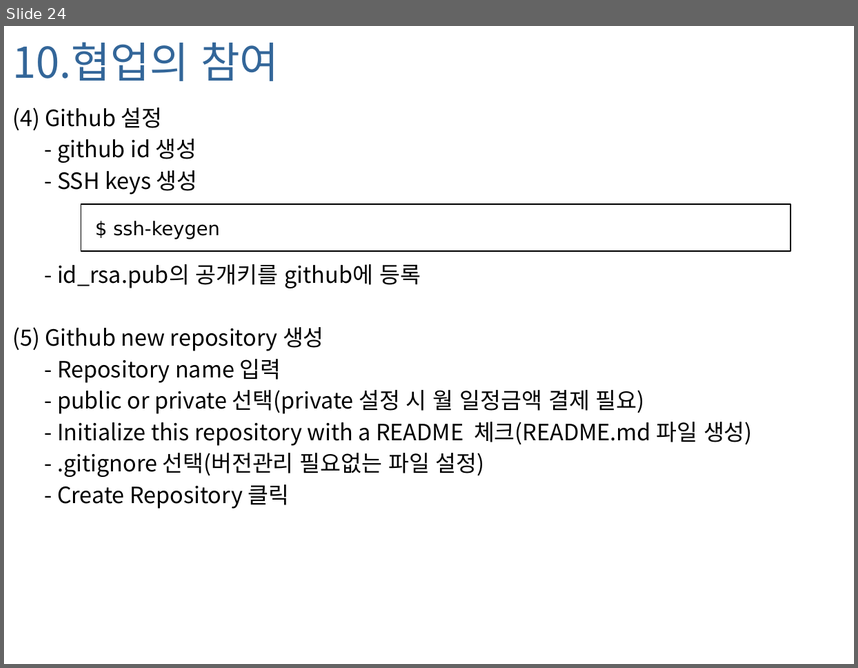
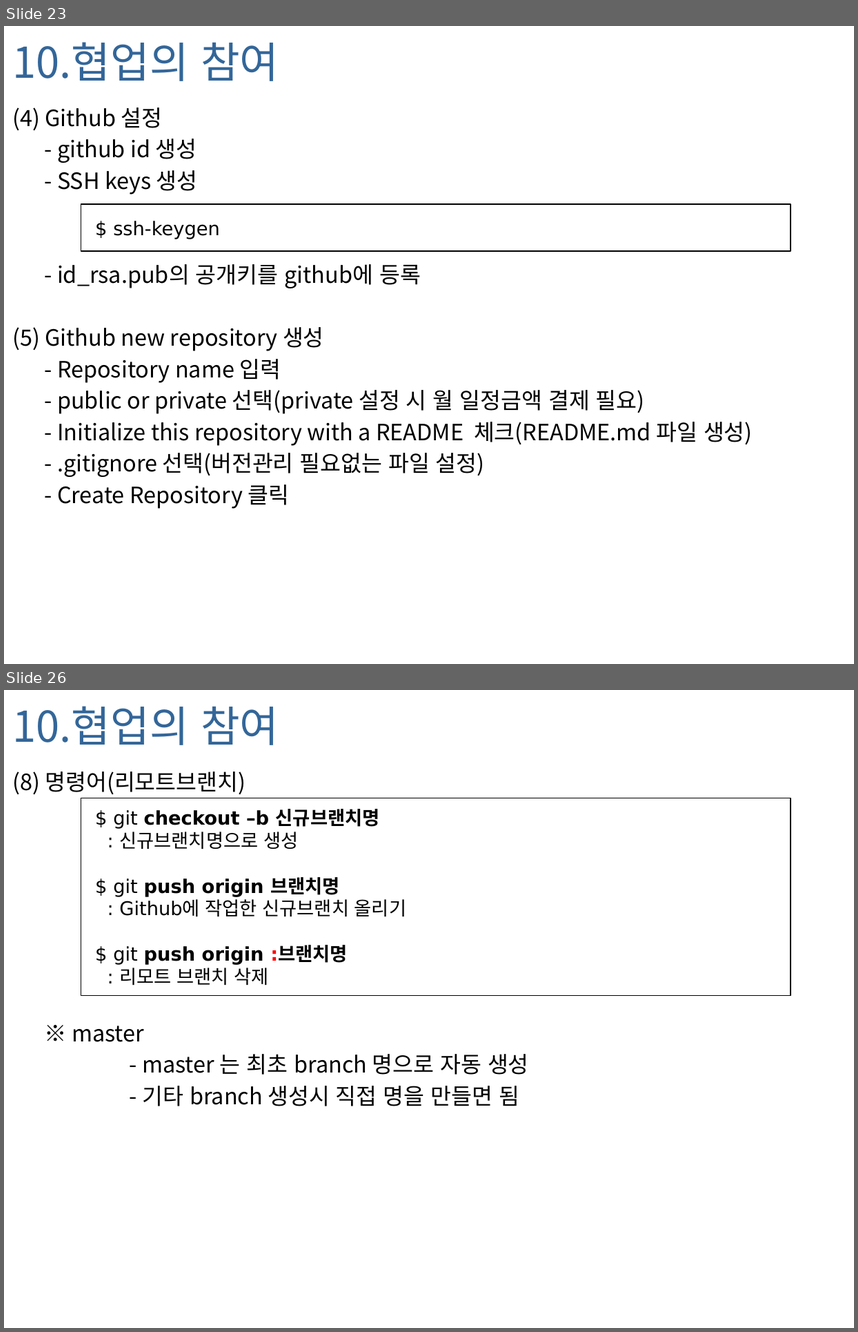
Before and after one commit to foxworld/001-Git, a slide deck: Git_20140210.pptx. Shown one above the other, each under a label of ours: slide 24 before the commit, slides 23 and 26 after it; the slides between them are not shown. The pictures are 858x668 and 858x1332 pixels, drawn with LibreOffice and Linux fonts; fonts in the diff are those of the drawing; background and template pictures are left out. Boxes give left, top, right and bottom in pixels: in the first picture for what was removed or moved away, otherwise in the second. Text is boxed around its words. In the diff, an @@ line names an element or a change of style, - is before the commit and + after.

```diff
--- a/Git_20140210.pptx
+++ b/Git_20140210.pptx
@@ slide 26 added at (4, 690, 854, 1328), background picture (left out) @@
@@ title added at (12, 706, 279, 745), 36 pt, text #336699 @@
+10.협업의 참여
@@ text added at (12, 771, 529, 1106), 19 pt, text #000000 @@
+(8) 명령어(리모트브랜치)
+※ master
+- master 는 최초 branch 명으로 자동 생성
+- 기타 branch 생성시 직접 명을 만들면 됨
@@ rectangle added at (81, 798, 791, 995), fill #FFFFFF, outline #000000 1 pt, 16 pt, text #000000 @@
+$ git checkout –b 신규브랜치명
+: 신규브랜치명으로 생성
+$ git push origin 브랜치명
+: Github에 작업한 신규브랜치 올리기
+$ git push origin :브랜치명
+: 리모트 브랜치 삭제
@@ what was slide 24 is now slide 23 @@
```
Also in this commit, not shown: 1 slide changed, 1 other slide added.
